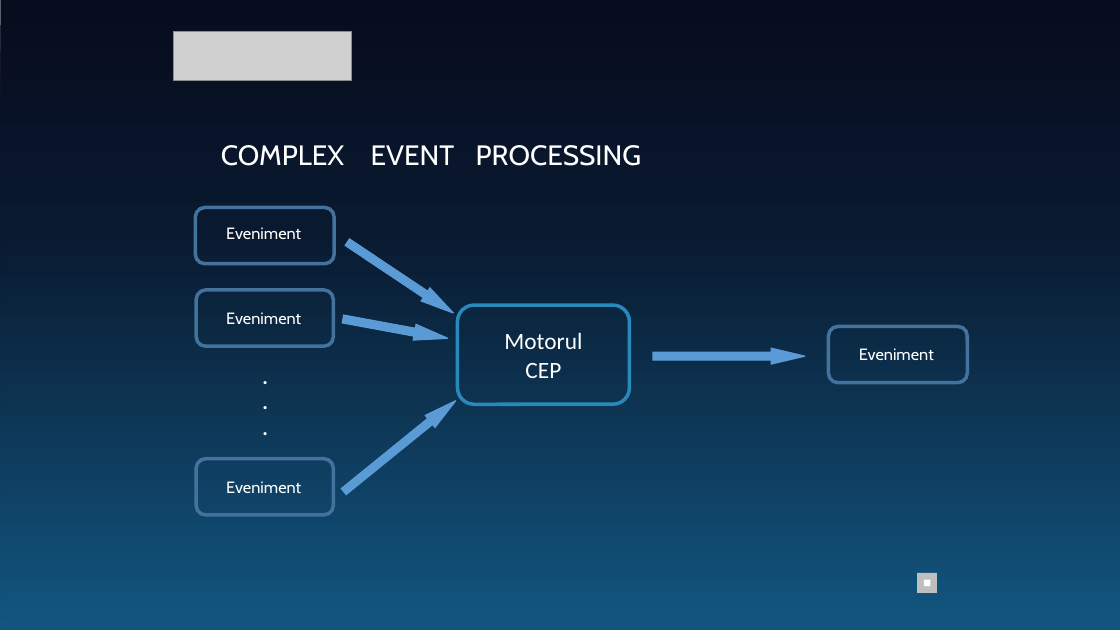
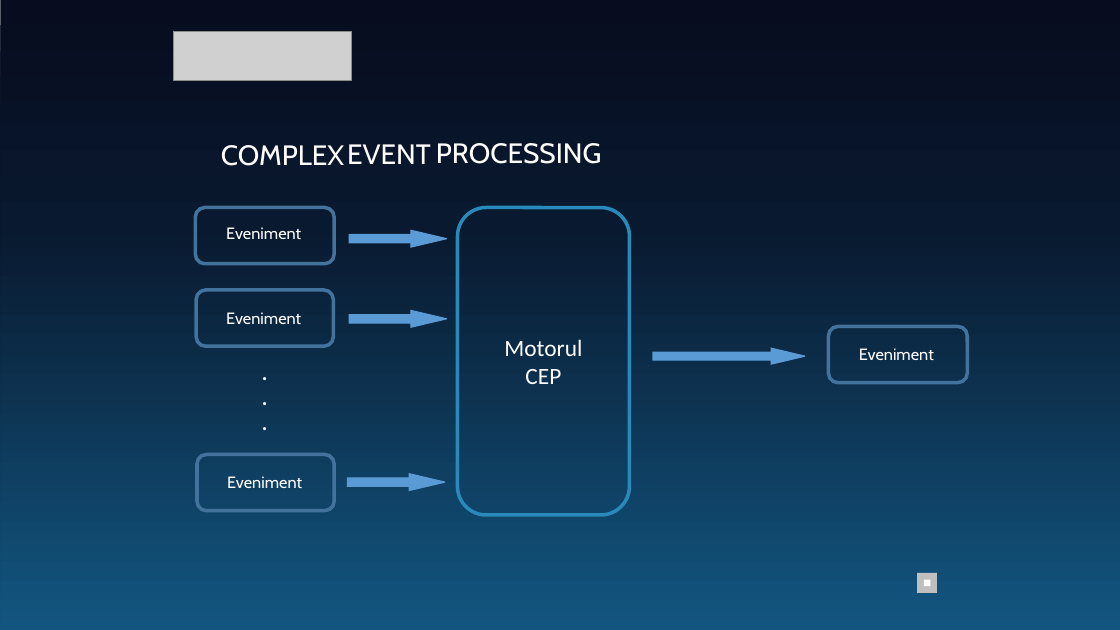
Before and after one commit to tiberiuraicu/Licenta, a slide deck: slide 6 of documentation/4_ IESC-RO (3).pptx (slide 5 before the commit). Drawn at 1120x630 pixels with LibreOffice and Linux fonts; fonts in the diff are those of the drawing; grey boxes stand for pictures. Boxes give left, top, right and bottom in pixels: in the first picture for what was removed or moved away, otherwise in the second. Text is boxed around its words. In the diff, an @@ line names an element or a change of style, - is before the commit and + after.

```diff
--- a/documentation/4_ IESC-RO (3).pptx
+++ b/documentation/4_ IESC-RO (3).pptx
@@ text "EVENT" moved from (x1=371, y1=145, x2=455, y2=165) to (x1=347, y1=144, x2=431, y2=164) @@
@@ text "PROCESSING" moved from (x1=476, y1=145, x2=642, y2=166) to (x1=436, y1=143, x2=602, y2=164) @@
@@ rounded rectangle "Motorul" resized from (x1=458, y1=305, x2=630, y2=404) to (x1=458, y1=208, x2=630, y2=515) @@
@@ right arrow at (x1=350, y1=230, x2=447, y2=247): rotation 33 to 0 degrees @@
@@ right arrow at (x1=350, y1=311, x2=447, y2=328): rotation 10 to 0 degrees @@
@@ 2 texts, 1 rounded rectangle moved together from (x1=197, y1=360, x2=334, y2=515) to (x1=197, y1=355, x2=334, y2=511) @@
@@ right arrow at (x1=348, y1=474, x2=445, y2=491): rotation 320 to 0 degrees @@
```
Also in this commit, not shown: 1 other slide changed, 2 slides added, 15 other files.
